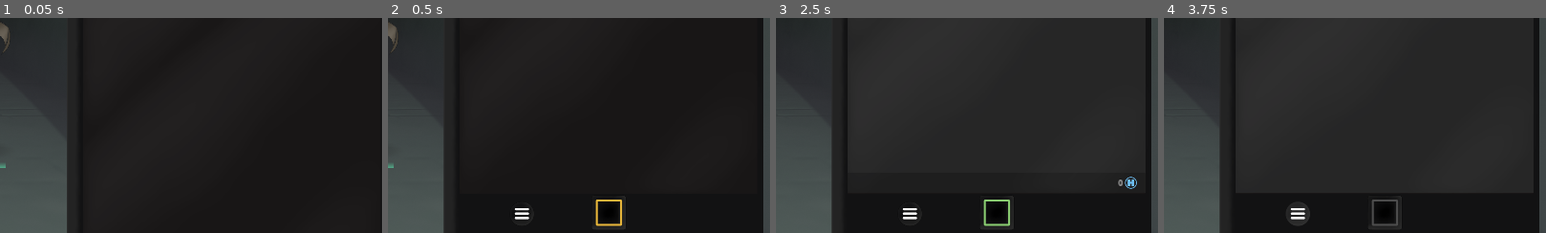
Above: before the commit, frames 1-4 (left to right).
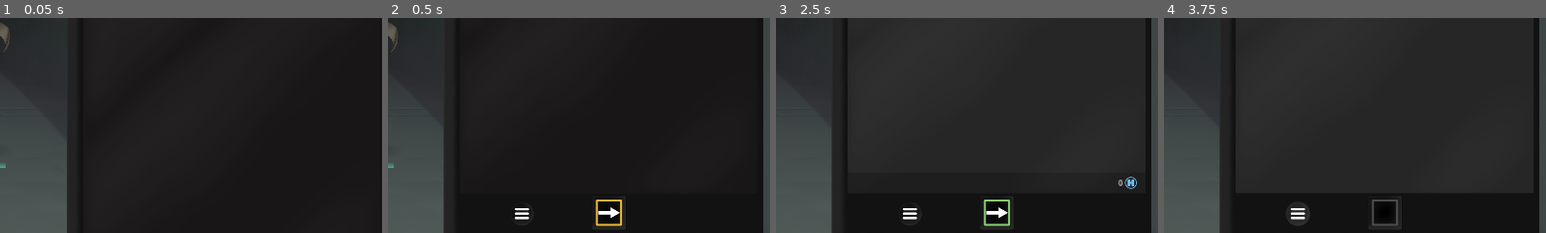
Above: after the commit, the same moments.

Repository: WcOnR/your-mom-is-the-dungeon-lord
Game: Godot game, scene res://game_objects/rooms/world.tscn
Two runs of this game, one before a commit and one after it. Both use one fixed random seed, a clock stepped at 60 frames per second and the inputs below. The engine's default icon, where the game draws it, is replaced by a stand-in: a white triangle on a blue panel in a dark square.
Inputs (mouse positions are % of the whole screen's width and height, from its top left):
- Up to frame 1 (0.05 s): no input
- Up to frame 2 (0.5 s): no input
- Up to frame 3 (2.5 s): click (79, 95) at 0.5 s; move the mouse to (72, 45) at 1.27 s; press the mouse at (72, 45) at 1.28 s; hold W 1.28-2.03 s; move the mouse to (30, 55) at 2.02 s; release the mouse at (30, 55) at 2.03 s; click (30, 55) at 2.1 s
- Up to frame 4 (3.75 s): tap Enter at 2.75 s; move the mouse to (60, 28) at 2.77 s; press the mouse at (60, 28) at 2.78 s; hold W 2.78-3.5 s; release the mouse at (60, 28) at 3.5 s; click (68, 96) at 3.5 s
The pictures show only the part of the screen within x 50-100%, y 50-100%; the shares and areas given below are measured in that part.

Frame 1 is identical in both runs. In frame 2, 0.1% of the frame differs, in the area x 55-61%, y 88-94%; in frame 3, 0.1%; in frame 4, nothing differs.

Commit message:
Added home btn hint

Diff:
--- a/game_objects/game_mode/battle_game_mode/battle_ui_state_controller.gd
+++ b/game_objects/game_mode/battle_game_mode/battle_ui_state_controller.gd
@@ -56,18 +56,26 @@
 
 
 func _update_state() -> void:
+	_state = _get_next_state()
+	if _get_next_state() == State.NEXT_ROUND:
+		_phone.get_home_btn().set_icon(1)
+
+
+func _get_next_state() -> State:
+	var new_state := State.BATTLE
 	if _state == State.BATTLE:
-		_state = State.STATISTIC
+		new_state = State.STATISTIC
 	else:
 		var has_reward := not _game_mode.get_reward().is_empty()
 		var has_equip_reward := not _game_mode.get_equip_reward().is_empty()
 		var item_next_stage := State.EQUIP if has_equip_reward else State.NEXT_ROUND
 		if _state == State.STATISTIC:
-			_state = State.ITEM if has_reward else item_next_stage
+			new_state = State.ITEM if has_reward else item_next_stage
 		elif _state == State.ITEM:
-			_state = item_next_stage
+			new_state = item_next_stage
 		elif _state == State.EQUIP:
-			_state = State.NEXT_ROUND
+			new_state = State.NEXT_ROUND
+	return new_state
 
 
 func _on_home_btn_pressed() -> void:
@@ -89,6 +97,7 @@
 func _update_home_btn() -> void:
 	var home_btn := _phone.get_home_btn()
 	if _state == State.BATTLE:
+		home_btn.set_icon(0)
 		if not _game_mode.is_state(BattleGameMode.State.PLAYER_MOVE):
 			home_btn.set_state(HomeBtn.State.DISABLED)
 		else:
--- a/game_objects/game_mode/bonus_game_mode/bonus_game_mode.gd
+++ b/game_objects/game_mode/bonus_game_mode/bonus_game_mode.gd
@@ -25,6 +25,7 @@
 	var btn := _phone.get_home_btn()
 	btn.set_state(HomeBtn.State.ACTIVE)
 	btn.pressed.connect(finish_room)
+	btn.set_icon(1)
 	_phone.start_show_anim()
 
 
--- a/game_objects/game_mode/shop_game_mode/shop_game_mode.gd
+++ b/game_objects/game_mode/shop_game_mode/shop_game_mode.gd
@@ -11,6 +11,7 @@
 	_select_first_available_or_equip()
 	var btn := _phone.get_home_btn()
 	btn.pressed.connect(finish_room)
+	btn.set_icon(1)
 	_player = get_tree().get_first_node_in_group("Player") as Player
 	_player.inventory_comp.items_changed.connect(_update_shop_view)
 	var item_loot_panel := _phone.get_item_loot_panel()
--- a/ui/phone/home_btn/home_btn.gd
+++ b/ui/phone/home_btn/home_btn.gd
@@ -3,11 +3,16 @@
 @export var normal_color : Color
 @export var active_color : Color
 @export var disable_color : Color
+@export var icons : Array[Texture2D] = []
 
 enum State {NORMAL, ACTIVE, DISABLED}
 
 var _state : State = State.NORMAL
 var _is_active : bool = true
+
+
+func set_icon(i : int) -> void:
+	%InfoIcon.texture = icons[i]
 
 
 func set_state(new_state : State) -> void:
@@ -30,7 +35,9 @@
 			%RingTexture.modulate = normal_color
 		else:
 			%RingTexture.modulate = disable_color
+		%InfoIcon.visible = _state != State.DISABLED
 		disabled = _state == State.DISABLED
 	else:
+		%InfoIcon.visible = false
 		%RingTexture.modulate = disable_color
 		disabled = true
--- a/ui/phone/home_btn/home_btn.tscn
+++ b/ui/phone/home_btn/home_btn.tscn
@@ -1,10 +1,12 @@
-[gd_scene load_steps=6 format=3 uid="uid://cw5pp2865v2du"]
+[gd_scene load_steps=8 format=3 uid="uid://cw5pp2865v2du"]
 
 [ext_resource type="Texture2D" uid="uid://56d1ysqvy03o" path="res://ui/phone/home_btn/home_btn_bg.png" id="2_fuins"]
 [ext_resource type="Script" path="res://ui/phone/home_btn/home_btn.gd" id="2_g005m"]
 [ext_resource type="Texture2D" uid="uid://bkpbaj5i0xpby" path="res://ui/phone/home_btn/home_btn_bg_p.png" id="2_ntcn6"]
 [ext_resource type="Texture2D" uid="uid://badiw4fr56is1" path="res://ui/phone/home_btn/home_btn_icon.png" id="3_gy0ge"]
 [ext_resource type="Texture2D" uid="uid://71pl3fgldoch" path="res://ui/phone/home_btn/home_btn_bg_h.png" id="3_ogc3y"]
+[ext_resource type="Texture2D" uid="uid://cukq5t2t1ixun" path="res://ui/phone/home_btn/arrow.png" id="5_rtb7r"]
+[ext_resource type="Texture2D" uid="uid://ba2g0rm6e6idk" path="res://ui/phone/home_btn/exit.png" id="6_dt6xk"]
 
 [node name="HomeBtn" type="TextureButton"]
 custom_minimum_size = Vector2(88, 88)
@@ -19,6 +21,7 @@
 normal_color = Color(0.94902, 0.74902, 0.239216, 1)
 active_color = Color(0.564706, 0.839216, 0.462745, 1)
 disable_color = Color(0.313726, 0.313726, 0.313726, 1)
+icons = Array[Texture2D]([ExtResource("5_rtb7r"), ExtResource("6_dt6xk")])
 
 [node name="RingTexture" type="TextureRect" parent="."]
 unique_name_in_owner = true
@@ -26,3 +29,9 @@
 offset_right = 40.0
 offset_bottom = 40.0
 texture = ExtResource("3_gy0ge")
+
+[node name="InfoIcon" type="TextureRect" parent="."]
+unique_name_in_owner = true
+layout_mode = 0
+offset_right = 40.0
+offset_bottom = 40.0
Binary file added: ui/phone/home_btn/arrow.png
Not shown, added: ui/phone/home_btn/arrow.png.import
Binary file added: ui/phone/home_btn/exit.png
Not shown, added: ui/phone/home_btn/exit.png.import
